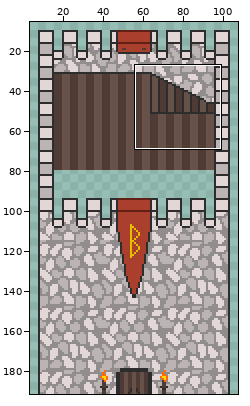
Edited in one commit: sprite sheet (assets/Sprites/castle_floor_2.png). Above: a wide view before the commit, with the close-up outlined.
Close-up. First the earlier version:
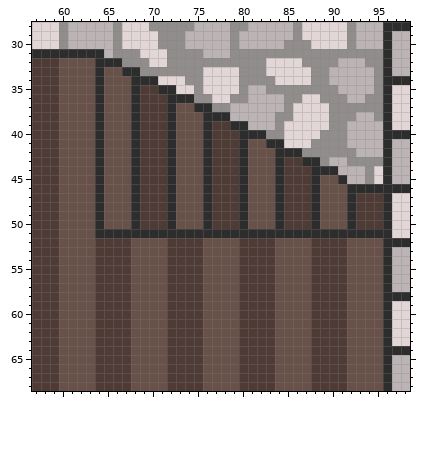
The file is 112x192 pixels. Shown: x 57..98, y 28..68. The wide view leaves out empty margins.
After the commit:
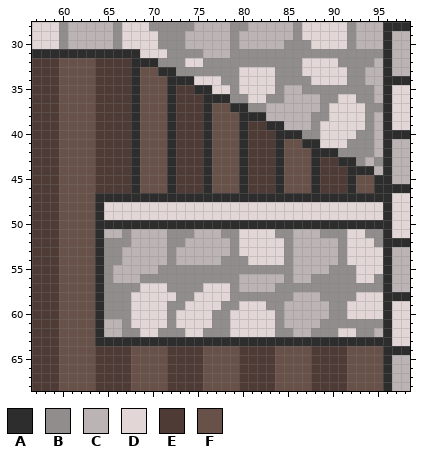
Palette (. is transparent): A #2d2d2d  B #918d8c  C #bcb3b4  D #e2d6d6  E #4e3b35  F #685149
Diff:
Changed rows in their new state; - is an unchanged pixel.
first column x 64:
31 -AAAA---------------------------
32 EEEEAAAB--DD-------BBBBDDDDBBB-C
33 EEEE-FFAA---BBBBDDD-BBB-DDDDBB-C
34 EEEE-FFFAAAD--BBDDDDBBBBDDDDBB-C
35 EEEE-FFF-EEAA--BDDDD-CC----BBBBC
36 EEEE-FFF-EEEAAA--DDBBCCCC--DDB-C
37 EEEE-FFF-EEE-FFAABB--CCCCBDDDD--
38 EEEE-FFF-EEE-FFFAAA-CCCCBBDDDDBC
39 EEEE-FFF-EEE-FFF-EEAACCCB-DDDDB-
40 EEEE-FFF-EEE-FFF-EEEAAABBDDDDBB-
41 EEEE-FFF-EEE-FFF-EEE-FFAADDDBBB-
42 EEEE-FFF-EEE-FFF-EEE-FFFAAA--BB-
43 EEEE-FFF-EEE-FFF-EEE-FFF-EEAA-C-
44 EEEE-FFF-EEE-FFF-EEE-FFF-EEEAAAC
45 EEEE-FFF-EEE-FFF-EEE-FFF-EEEAFFA
46 EEEE-FFF-EEE-FFF-EEE-FFF-EEE-FF-
47 -AAA-AAA-AAA-AAA-AAA-AAA-AAA-AAA
48 -DDDDDDDDDDDDDDDDDDDDDDDDDDDDDDD
49 -DDDDDDDDDDDDDDDDDDDDDDDDDDDDDDD
50 -AAA-AAA-AAA-AAA-AAA-AAA-AAA-AAA
51 -CCBCCCCBBBCCCBBDDDDBBCCCBBBDDBB
52 ABBBCCCCBBCCCCCBDDDDDBCCCCCBDDDB
53 ABBCCCCCBCCCCCCBDDDDDBCCCCCBDDDD
54 ABBCCCCCBCCCCCBBBDDDDBCCCCCBDDDD
55 ABCCCCCBBBBBBBBBBBBBBBCCCCBBBDDD
56 ABCCCBBBBBBBBBBBCCCCCBCCBBBBBDDB
57 ABBBBDDDBBBBDDDBCCCCBBBBBBBBBBBB
58 ABBBDDDDDBBDDDDBBBBBBBCCCBBBBDDD
59 ABBBDDDDBBDDDDBBDDDBBCCCCCBBDDDD
60 ABBBDDDDBDDDDBBDDDDDBCCCCCBBDDDD
61 ACCBDDDDBDDDDBBDDDDDBCCCCBBBBBBB
62 ACCBBDDBBBDDBBBDDDDDBBCCBBBDDBBC
63 AAAAAAAAAAAAAAAAAAAAAAAAAAAAAAAA
Where, in picture pixels (left, top, right, bottom), the same in both close-ups:
changed: (95, 49, 383, 346)
